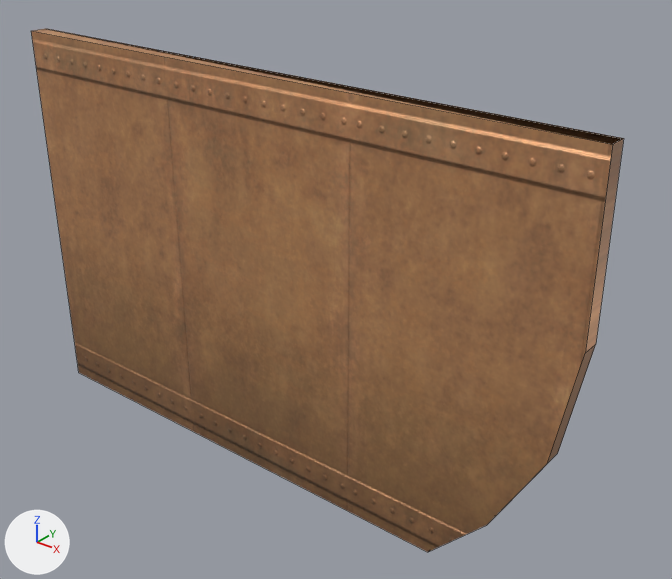
Before and after pictures for a commit that changed the FBX model Assets/Assets/DinandSpul/FBX's/BasicKit/Wall_1_D.fbx.
The view is the same before and after, from a camera (50 mm lens) standing at (5.33, -3.65, 3.65) and looking at (2.26, 0.18, 1.27). Every picture has the same lights, and +X, +Y and +Z are marked at lower left. The older version comes first. Mesh edges are drawn as thin lines. Where no turn or scale is listed for an object, it has been applied to the vertices.

Script lines for the objects in view, before the commit:
```python
me_plane = bpy.data.meshes.new('Plane')
me_plane.from_pydata(...)  # 18 vertices, 13 faces; spans x 0.0..3.93, y -0.11..0.0, z 0.0..2.53
me_plane.materials.append(mat_metal)
ob_wall_1_d = bpy.data.objects.new('Wall_1_D', me_plane)
ob_wall_1_d.location = (0.0, 0.0, 0.0)
```
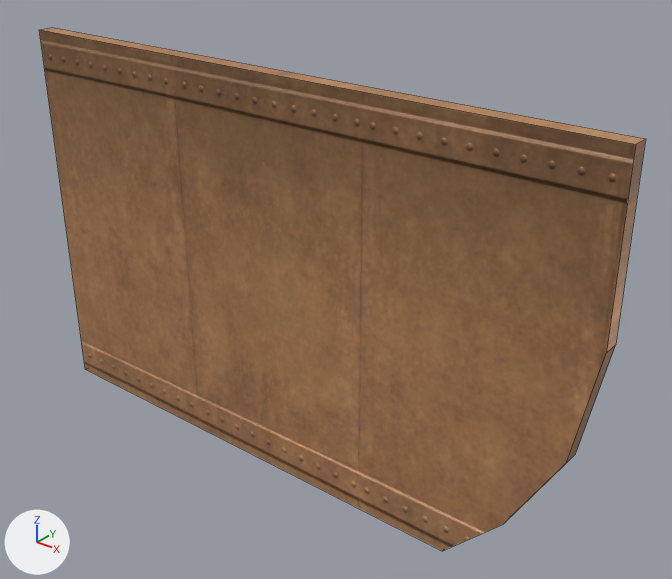
What differs and where, as boxes (x1, y1, x2, y2) in the pictures (672 x 579 px):
'Wall_1_D', reshaped: before (31, 29, 624, 552); after (39, 27, 646, 551)

The change, as a list of edits to the scene's bpy script:
```text
Change me_plane:
    used by ob_wall_1_d; location = (0.0, 0.0, 0.0)
    remove me_plane.from_pydata(...)  # 18 vertices, 13 faces; spans x 0.0..3.93, y -0.11..0.0, z 0.0..2.53
    add me_plane.from_pydata(...)  # 14 vertices, 9 faces; spans x 0.0..4.0, y -0.05..0.05, z 0.0..2.53
    me_plane part 1: the whole mesh is rebuilt
```
